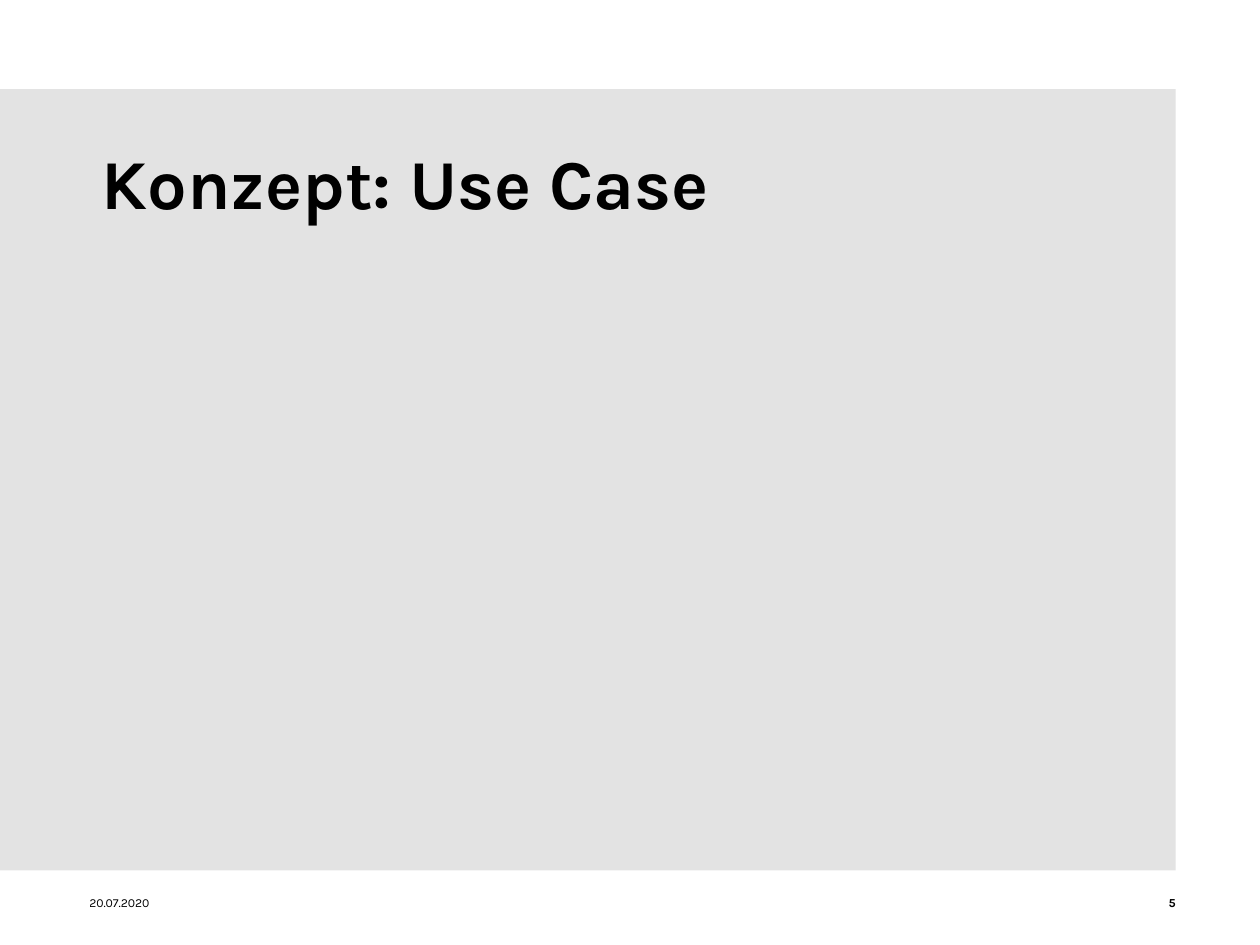
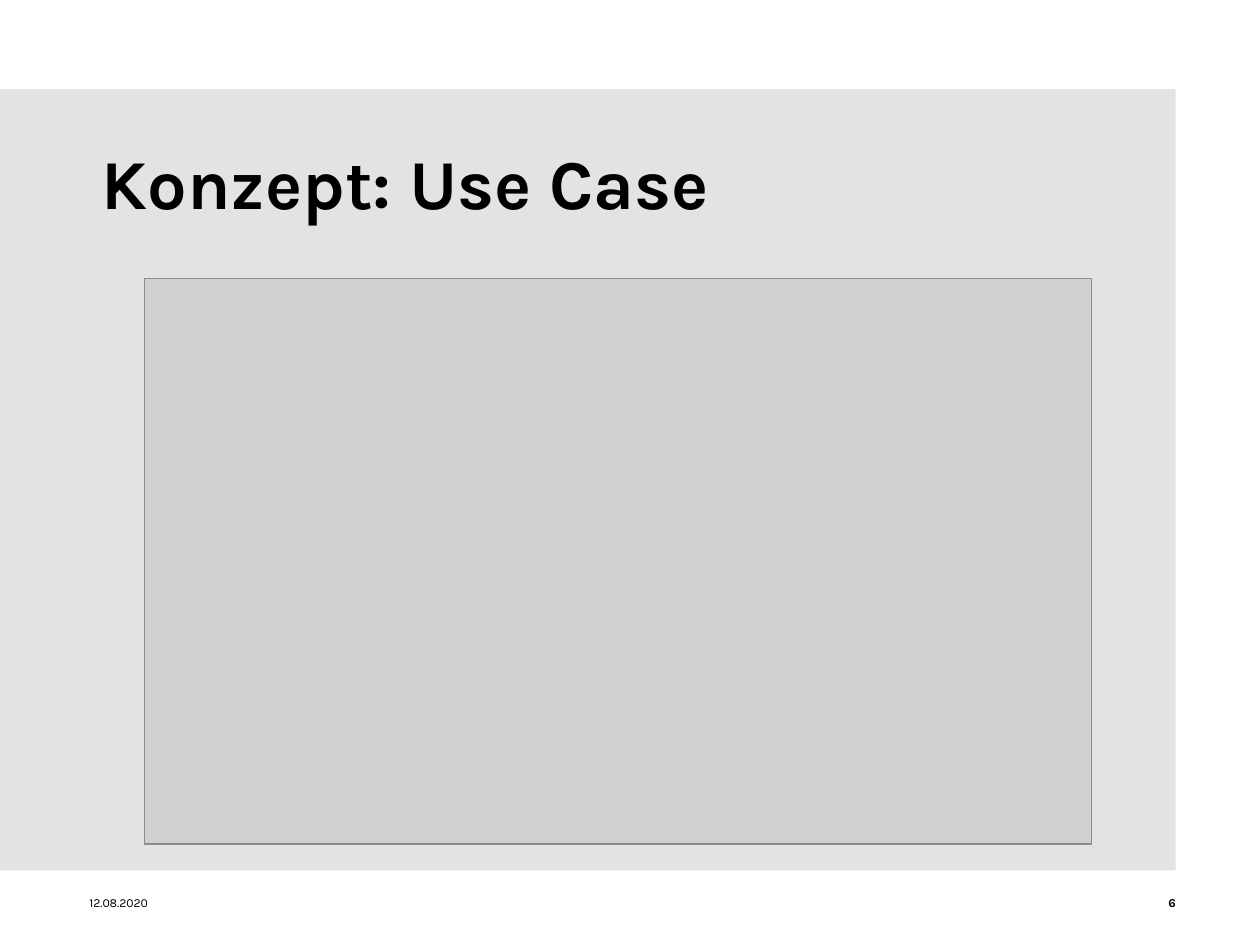
Before and after one commit to Domenic0312/AngewandteElektrotechnik, a slide deck: slide 6 of Präsentation/Präsentation_Rescue_Robot_Gruppe_3.pptx (slide 5 before the commit). Drawn at 1260x945 pixels with LibreOffice and Linux fonts; fonts in the diff are those of the drawing; grey boxes stand for pictures; background and template pictures are left out. Boxes give left, top, right and bottom in pixels: in the first picture for what was removed or moved away, otherwise in the second. Text is boxed around its words. In the diff, an @@ line names an element or a change of style, - is before the commit and + after.

```diff
--- a/Präsentation/Präsentation_Rescue_Robot_Gruppe_3.pptx
+++ b/Präsentation/Präsentation_Rescue_Robot_Gruppe_3.pptx
@@ picture added at bbox=[145, 278, 1092, 844] @@
@@ text at bbox=[89, 899, 148, 907]: text changed @@
-20.07.2020
+12.08.2020
```
Also in this commit, not shown: 10 other slides changed, 4 slides added.
